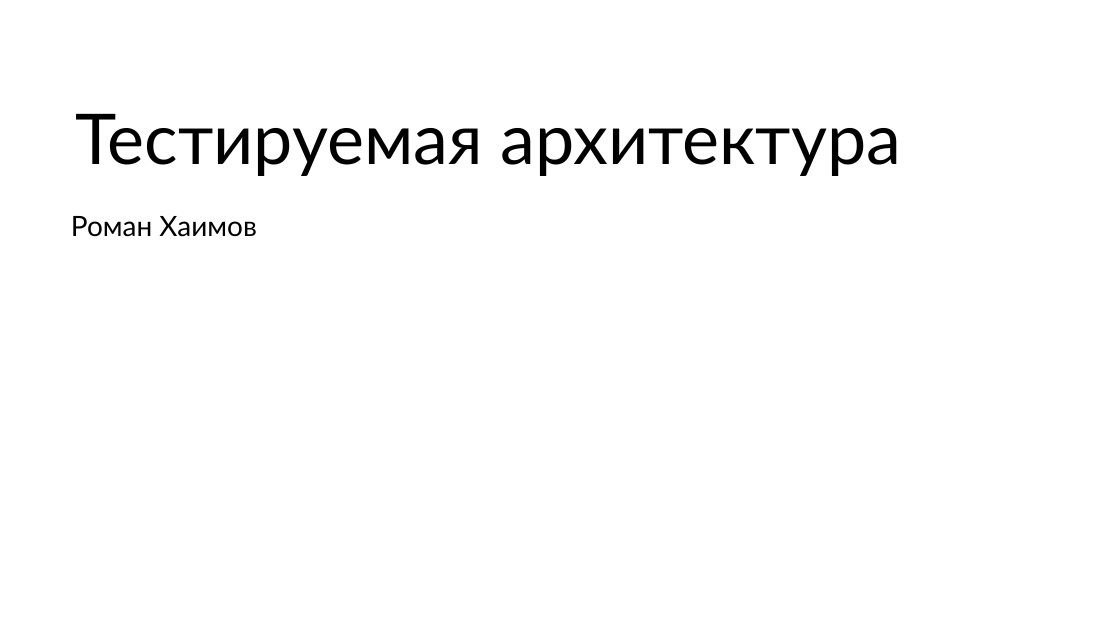
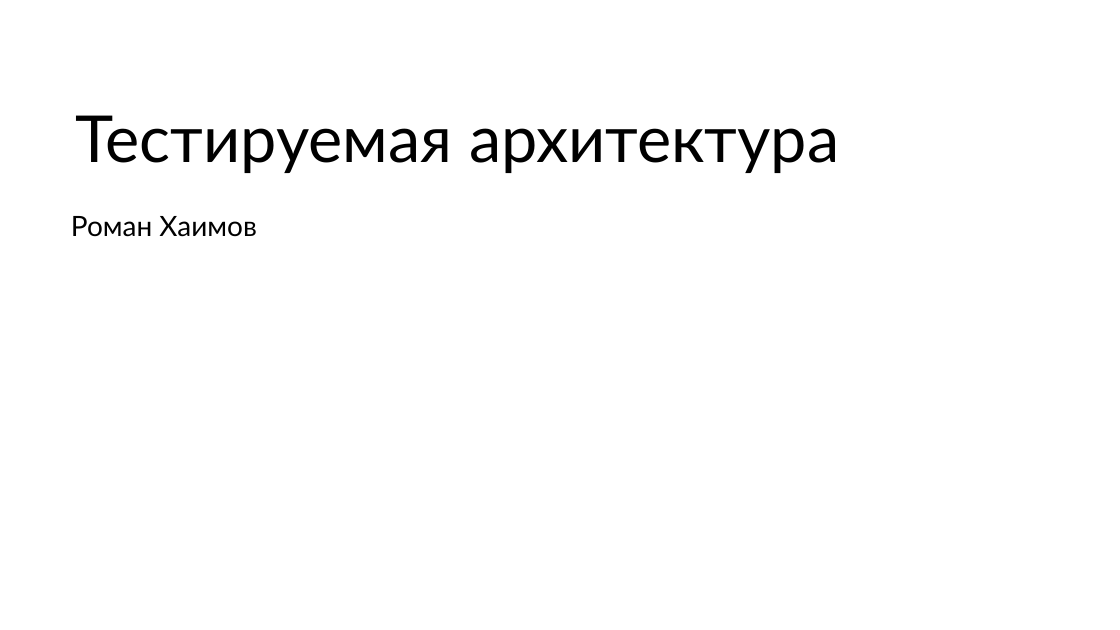
Before and after one commit to rkhaimov/brain-gym, a slide deck: slide 1 of Презентация.pptx. Drawn at 1120x630 pixels with LibreOffice and Linux fonts; fonts in the diff are those of the drawing. Boxes give left, top, right and bottom in pixels: in the first picture for what was removed or moved away, otherwise in the second. Text is boxed around its words. In the diff, an @@ line names an element or a change of style, - is before the commit and + after.

```diff
--- a/Презентация.pptx
+++ b/Презентация.pptx
@@ text "Тестируемая архитектура" at box(75, 115, 839, 173): size 60 to 55.5 pt @@
```
Also in this commit, not shown: 5 slides added, 1 other file.
